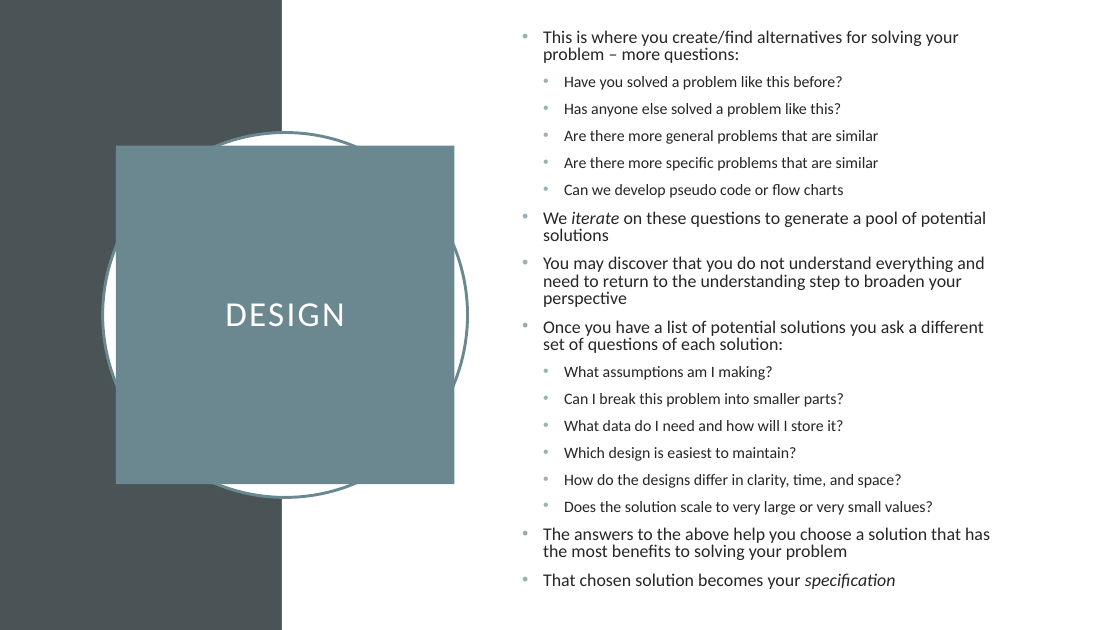
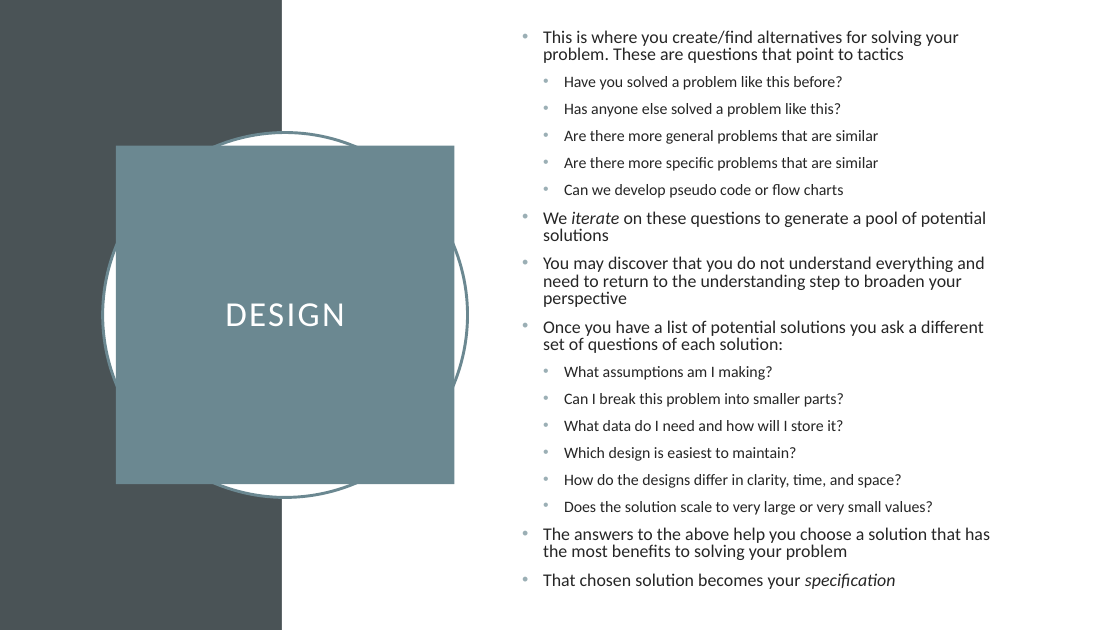
Before and after one commit to UPEI-CS/CS1910-Students, a slide deck: slide 8 of lectures/10-Problem-Solving-Debugging/CS1910_Problem-Solving-Debugging_Lecture.pptx. Drawn at 1120x630 pixels with LibreOffice and Linux fonts; fonts in the diff are those of the drawing. Boxes give left, top, right and bottom in pixels: in the first picture for what was removed or moved away, otherwise in the second. Text is boxed around its words. In the diff, an @@ line names an element or a change of style, - is before the commit and + after.

Commit message:
Problem Solving update

```diff
--- a/lectures/10-Problem-Solving-Debugging/CS1910_Problem-Solving-Debugging_Lecture.pptx
+++ b/lectures/10-Problem-Solving-Debugging/CS1910_Problem-Solving-Debugging_Lecture.pptx
@@ text at bbox=[543, 30, 959, 63]: text changed @@
-• This is where you create/find alternatives for solving your problem – more questions:
+• This is where you create/find alternatives for solving your problem. These are questions that point to tactics
```
Also in this commit, not shown: 1 other slide changed, 1 other file.
